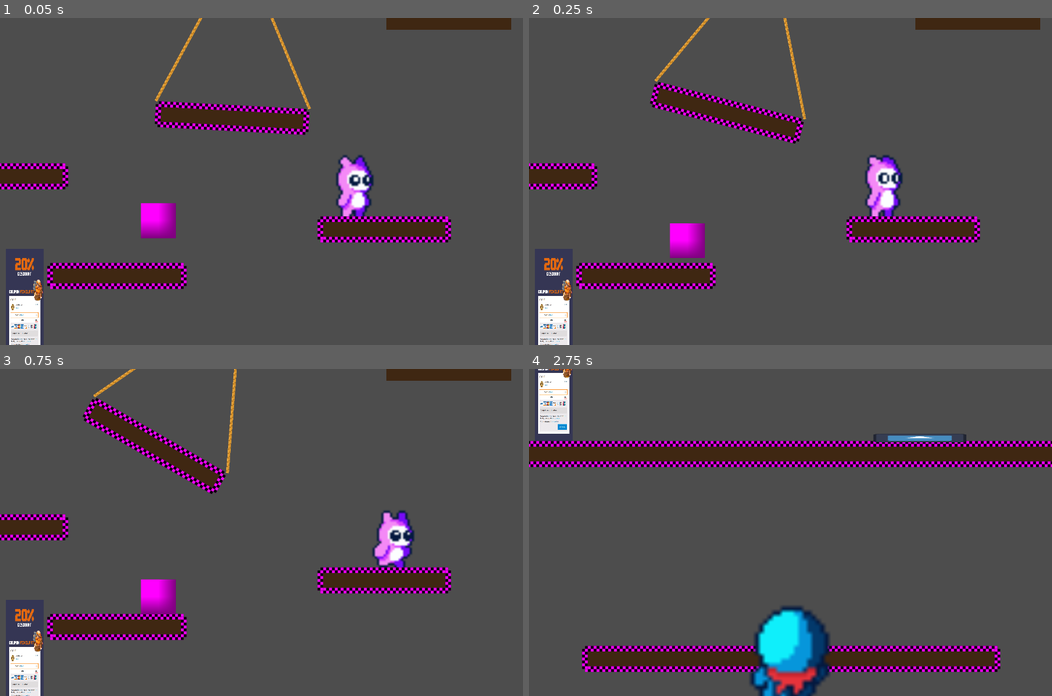
Above: before the commit, frames 1-4 (two rows, left to right).
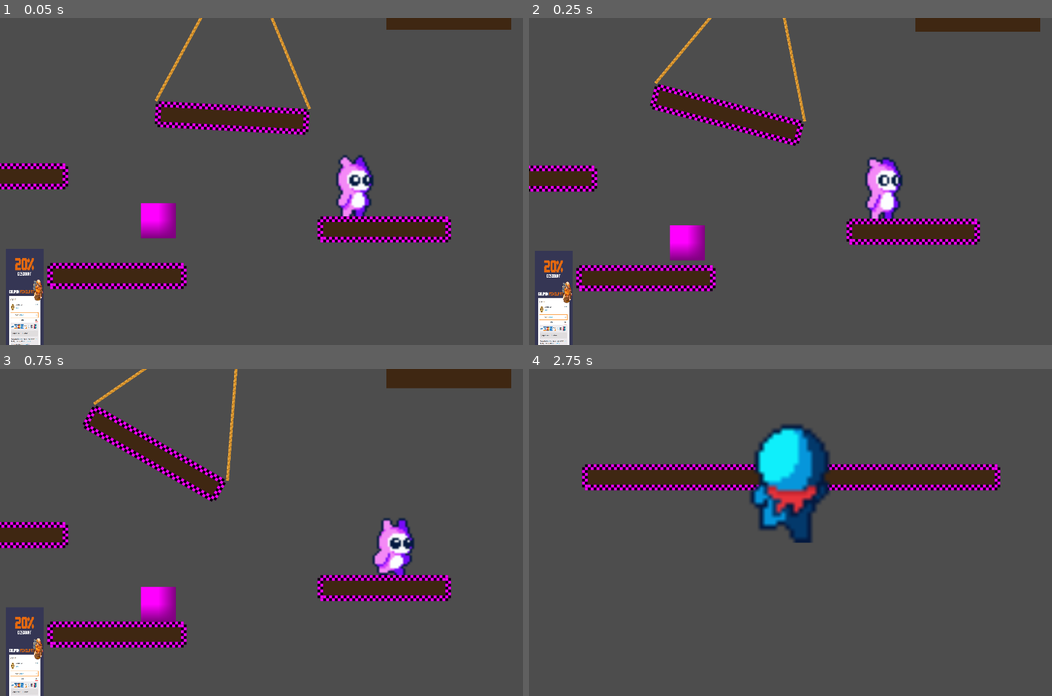
Above: after the commit, the same moments.

Repository: LordRevan36/hackathon_2026
Game: Godot game, scene res://levels/FirstLevel/main.tscn
Same seed, same stepped clock (60 frames per second), same inputs: the game is played once before the commit and once after it. The engine's default icon, where the game draws it, is replaced by a stand-in: a white triangle on a blue panel in a dark square.
Inputs:
- Up to frame 1 (0.05 s): no input
- Up to frame 2 (0.25 s): no input
- Up to frame 3 (0.75 s): hold D (right) from 0.53 s (still down)
- Up to frame 4 (2.75 s): tap W (jump) at 0.77, 1.52 s; release D (right) at 2.03 s; hold A (left) from 2.03 s (still down)

Frame 1 is identical in both runs. In frame 2, 6.6% of the frame differs, in the area x 0-98%, y 0-100%; in frame 3, 11%; in frame 4, 26%, in the area x 0-100%, y 0-100%.
Error in both runs: Out of bounds get index '0' (on base: 'Array[Node2D]') (res://props/ladder/ladder.gd:3)

Commit message:
camera fix
camera follows correctly and player dies at bottom. export variable to allow pausing the camera scroll

Diff:
--- a/levels/LevelDirectory/Director/level_director.tscn
+++ b/levels/LevelDirectory/Director/level_director.tscn
@@ -31,7 +31,6 @@
 
 [node name="Camera" type="Camera2D" parent="." unique_id=719269384]
 position = Vector2(720, 800)
-zoom = Vector2(2, 2)
 script = ExtResource("5_wu7qg")
 
 [node name="LeftWall" type="StaticBody2D" parent="Camera" unique_id=624322020]
--- a/levels/LevelDirectory/chunks/pair_l_block/left/left_l_block.tscn
+++ b/levels/LevelDirectory/chunks/pair_l_block/left/left_l_block.tscn
@@ -19,6 +19,7 @@
 size = Vector2(570, 36)
 
 [node name="LeftLBlock" unique_id=69217074 instance=ExtResource("1_bmrti")]
+chunk_height = 1080.0
 
 [node name="EditorGuide" type="Polygon2D" parent="." index="0" unique_id=778514721]
 z_index = -100
@@ -60,7 +61,6 @@
 
 [node name="BottomLeftPlatform" parent="Geometry" index="2" unique_id=1229913838 instance=ExtResource("3_tdg7h")]
 position = Vector2(285, 1062)
-useBorders = true
 enableSnap = false
 
 [node name="Polygon" parent="Geometry/BottomLeftPlatform" index="0" unique_id=1214519473]
--- a/player/camera.gd
+++ b/player/camera.gd
@@ -6,8 +6,9 @@
 @onready var leftCollider = $"LeftWall/CollisionShape2D"
 @onready var rightCollider = $"RightWall/CollisionShape2D"
 
+@export var pauseScroll : bool = false
 static var SCROLL_CONSTANT = 15
-static var PLAYER_CATCH_CONSTANT = -200
+static var PLAYER_CATCH_CONSTANT = 50
 
 # Called when the node enters the scene tree for the first time.
 func _ready() -> void:
@@ -21,7 +22,8 @@
 # Called every frame. 'delta' is the elapsed time since the previous frame.
 func _process(delta: float) -> void:
 	#slow constant scroll up
-	#position.y = position.y - delta * SCROLL_CONSTANT
+	if not pauseScroll:
+		position.y = position.y - delta * SCROLL_CONSTANT
 	#follow player up, don't follow player back down
 	if player.position.y < position.y:
 		position.y = player.position.y
--- a/project.godot
+++ b/project.godot
@@ -25,6 +25,7 @@
 
 window/size/viewport_width=1440
 window/size/viewport_height=900
+window/stretch/mode="viewport"
 
 [global_group]
 
